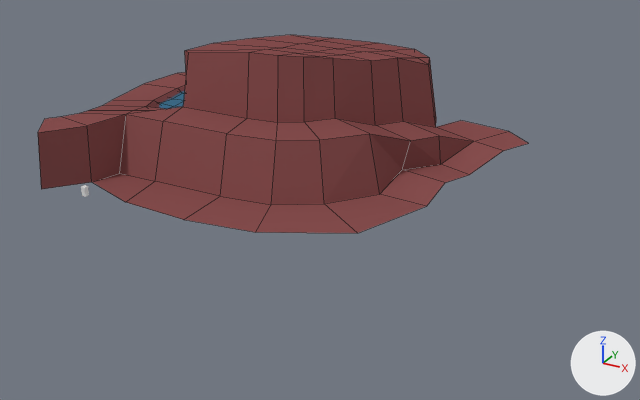
The Blender file assets/map/map01.blend as it was, and as the next commit left it.
The view is the same before and after, from a camera (50 mm lens) standing at (60.3, -60.6, 35.5) and looking at (20.3, 12.1, -0.8). Every picture has the same lights, and +X, +Y and +Z are marked at lower right. Mesh edges are drawn as thin lines on the coarser meshes.

The first picture shows 'Plane-col'.
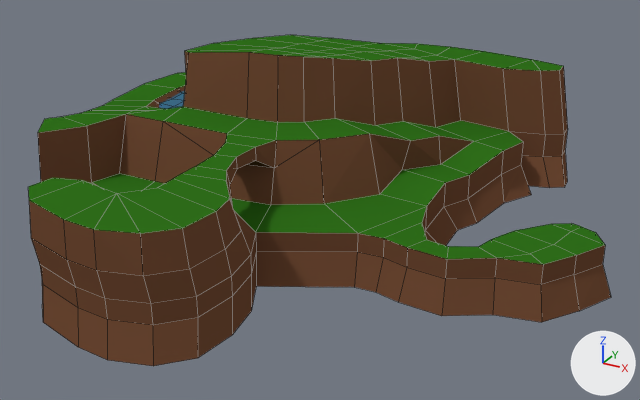
Commit message: Work on map 01

Pixel boxes (x1, y1, x2, y2) of what changed, in the pictures (640 x 400 px):
```json
{"object": "Plane-col", "change": "recoloured, reshaped", "before": [38, 35, 528, 233], "after": [28, 35, 611, 366], "on screen": "19% wider, 67% taller"}
{"part": 1, "of": "me_plane", "change": "built on", "before": [156, 58, 528, 205], "after": [28, 43, 611, 366]}
{"part": 2, "of": "me_plane", "change": "recoloured", "before": [38, 35, 508, 233], "after": [38, 35, 508, 233], "on screen": "brown to green"}
```

The change, as JSON lines over the scene's bpy script:
```json
{"op": "set", "path": "mat_ground.base_color", "old": "(0.244, 0.078, 0.078)", "new": "(0.16, 0.0686, 0.0343)", "note": "brown #874f4f -> brown #6f4a34"}
{"op": "add", "block": "mat_grass", "code": ["mat_grass = principled_material('Grass')", "mat_grass.base_color = (0.0286, 0.16, 0.0107)  # dark green #2f6f1b", "mat_grass.roughness = 1.0", "mat_grass.specular_ior_level = 0.0"]}
{"block": "me_plane", "where": "# used by ob_plane_col; location = (0.0, 0.0, 0.0)"}
{"op": "remove", "block": "me_plane", "code": "me_plane.from_pydata(...)  # 188 vertices, 160 faces; spans x -13.8..36.7, y -1.0..42.0, z -0.2..12.7"}
{"op": "add", "block": "me_plane", "code": "me_plane.from_pydata(...)  # 371 vertices, 328 faces; spans x -13.8..49.5, y -15.9..42.0, z -5.1..12.7"}
{"block": "me_plane", "change": "me_plane part 1"}
{"block": "me_plane", "change": "3 vertices are removed from x 21.9..36.7, y 28.5..34.4, z 2.9..3.0"}
{"block": "me_plane", "change": "8 faces are deleted"}
{"block": "me_plane", "change": "2 vertices move from x 23.7..24.8, y 28.9..31.7, z 9.9 to x 24.0..24.8, y 28.9..33.1, z 9.9..10.3"}
{"block": "me_plane", "change": "134 vertices are added at x -4.2..49.5, y -15.9..38.7, z -5.1..9.9"}
{"block": "me_plane", "change": "7 new vertices lie (0.0, 0.0, -1.9) away from vertices in x -5.1..27.9, y -1.0..5.4, z 0.0"}
{"block": "me_plane", "change": "21 new vertices lie (0.0, 0.0, 1.9) away from vertices in x 4.6..48.4, y -14.9..16.1, z -1.9"}
{"block": "me_plane", "change": "9 new vertices lie (0.5, -1.0, -3.1) away from vertices in x 4.6..22.4, y -14.7..1.0, z -1.9"}
{"block": "me_plane", "change": "5 new vertices lie (-0.3, -0.3, 2.5) away from vertices in x 4.6..22.4, y -13.8..-7.0, z 0.0"}
{"block": "me_plane", "change": "10 new vertices lie (0.0, 0.0, 2.6) away from vertices in x 32.2..40.4, y 6.9..35.4, z -2.6..0.3"}
{"block": "me_plane", "change": "144 new faces join them, mat_ground (brown #6f4a34)"}
{"block": "me_plane", "change": "32 new faces join them, mat_grass (dark green #2f6f1b)"}
{"block": "me_plane", "change": "me_plane part 2: 51 faces spanning x -13.8..35.1, y -0.5..42.0, z 0.0..12.7 switch from mat_ground (brown #884f4f) to mat_grass (dark green #2f6f1b)"}
```
